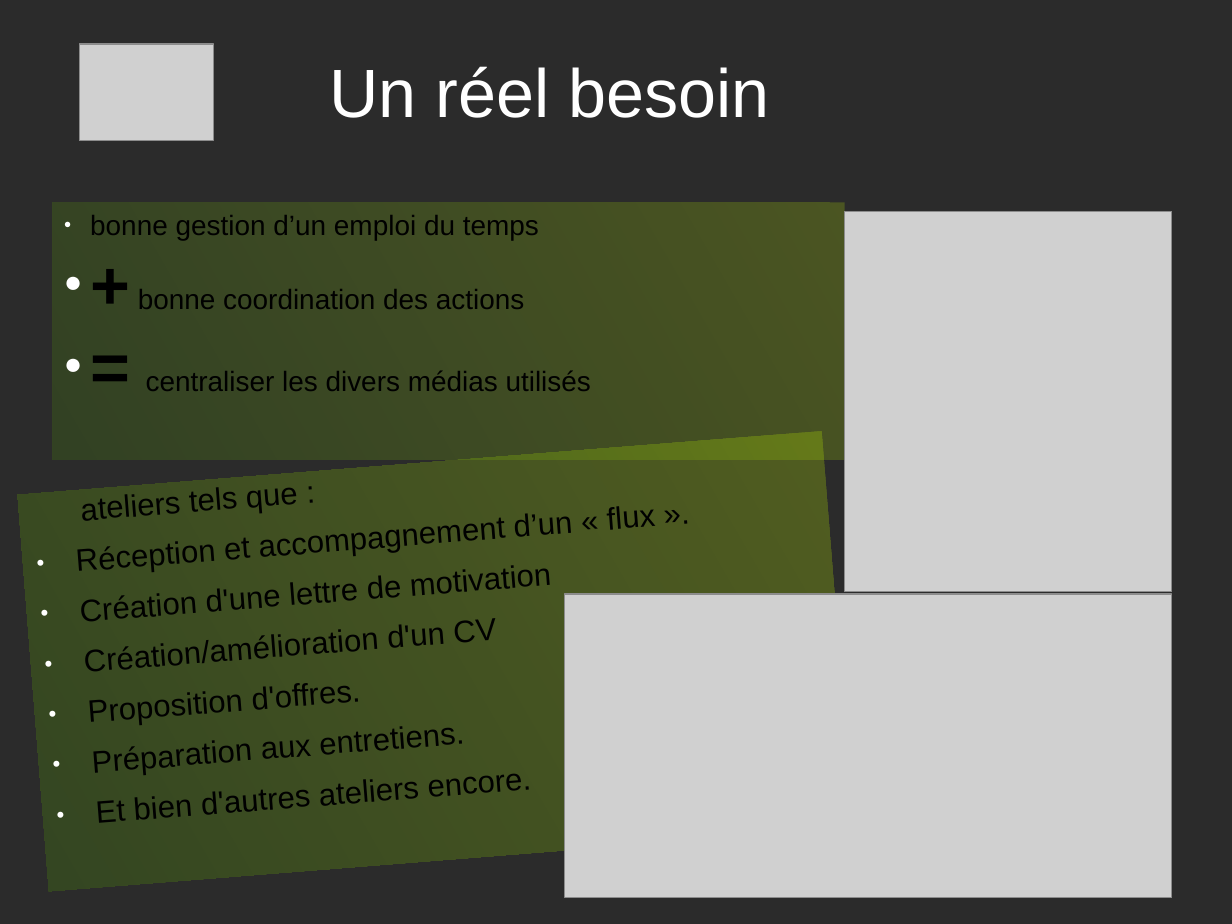
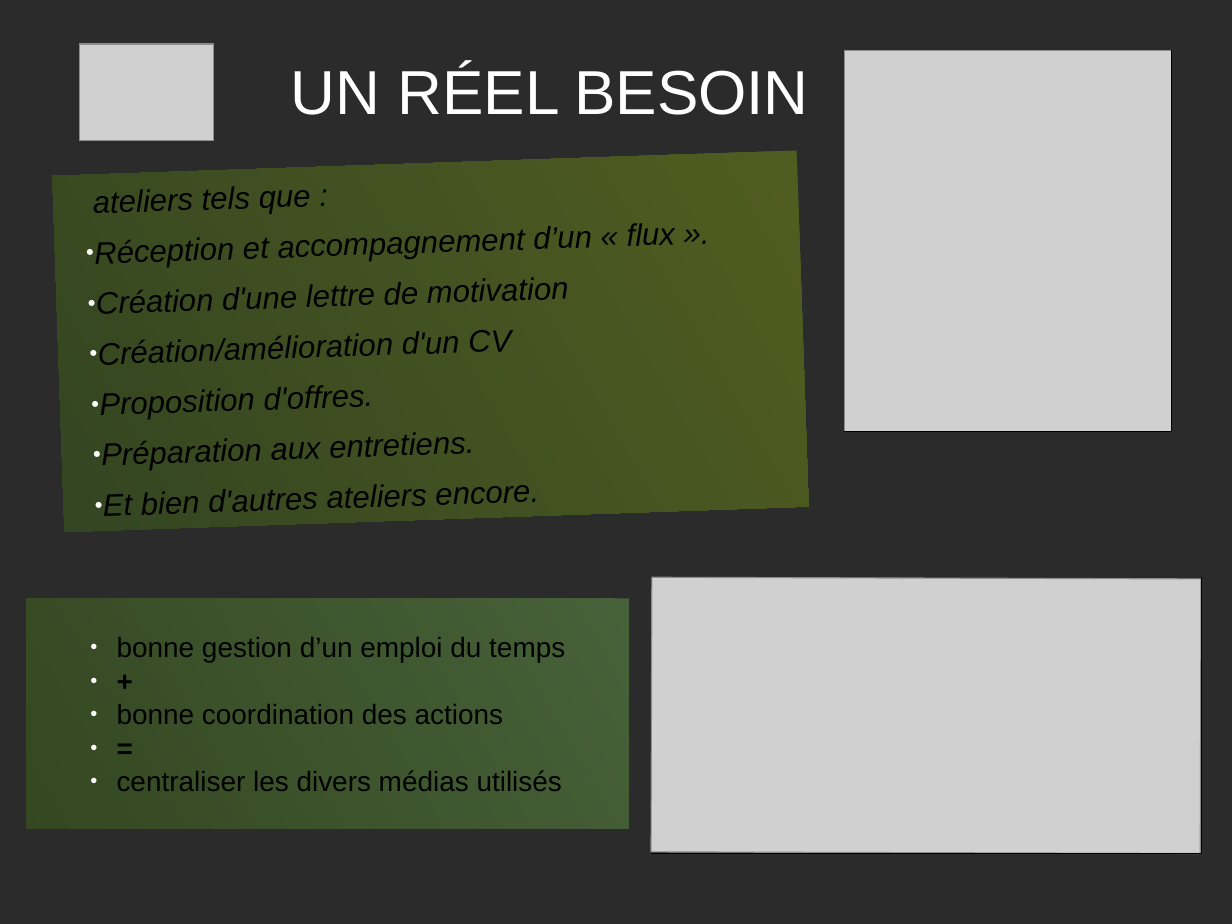
Before and after one commit to PatdeMessac/projets_certif, a slide deck: slide 3 of FACE/Presentation_projet.odp. Drawn at 1232x924 pixels with LibreOffice and Linux fonts; fonts in the diff are those of the drawing; grey boxes stand for pictures; background and template pictures are left out; a plain dark background stands for a picture behind light text. Boxes give left, top, right and bottom in pixels: in the first picture for what was removed or moved away, otherwise in the second. Text is boxed around its words. In the diff, an @@ line names an element or a change of style, - is before the commit and + after.

```diff
--- a/FACE/Presentation_projet.odp
+++ b/FACE/Presentation_projet.odp
@@ picture moved from (x1=845, y1=211, x2=1173, y2=593) to (x1=845, y1=50, x2=1173, y2=432) @@
@@ line added from (1173, 50) to (1173, 432), #000000 0 pt @@
@@ title at (x1=291, y1=65, x2=808, y2=115): text changed; size 44 to 40 pt @@
-Un réel besoin
+UN RÉEL BESOIN
@@ text "ateliers tels que :" at (x1=52, y1=151, x2=808, y2=532): italic on; indent changed; less space between paragraphs; vertical alignment top to middle; rotation 355 to 358 degrees @@
@@ line added from (845, 432) to (1173, 432), #000000 0 pt @@
@@ rectangle "bonne gestion d’un emploi du ..." resized from (x1=53, y1=202, x2=845, y2=461) to (x1=27, y1=598, x2=629, y2=828) @@
@@ rectangle "bonne gestion d’un emploi du ..." at (x1=27, y1=598, x2=629, y2=828): vertical alignment top to middle; fill gradient #CCFF00 to #4E9A06 to gradient #99FF66 to #4E9A06 @@
@@ picture resized from (x1=565, y1=594, x2=1172, y2=898) to (x1=651, y1=577, x2=1201, y2=854) @@
@@ line added from (1202, 578) to (1202, 854), #000000 0 pt @@
@@ text in rectangle at (x1=117, y1=637, x2=565, y2=662): list level 1 to 3 in "bonne gestion d’un emploi du ..." @@
@@ text in rectangle at (x1=117, y1=704, x2=562, y2=791): text changed @@
-● + bonne coordination des actions
-● = centraliser les divers médias utilisés
+    ● +
+    ● bonne coordination des actions
+    ● =
+    ● centraliser les divers médias utilisés
@@ line added from (652, 854) to (1202, 854), #000000 0 pt @@
```
Also in this commit, not shown: 5 other slides changed, 1 other file.
